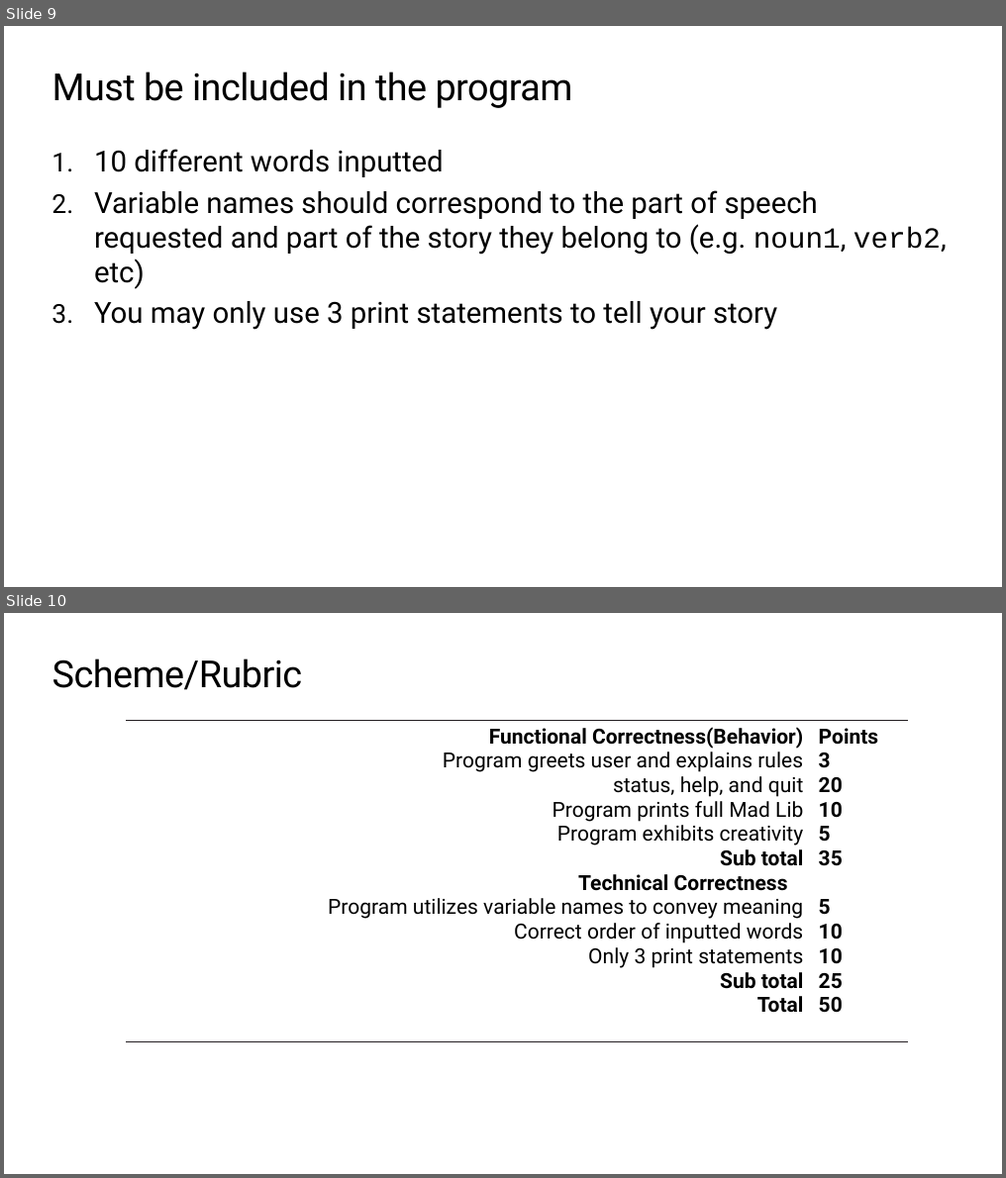
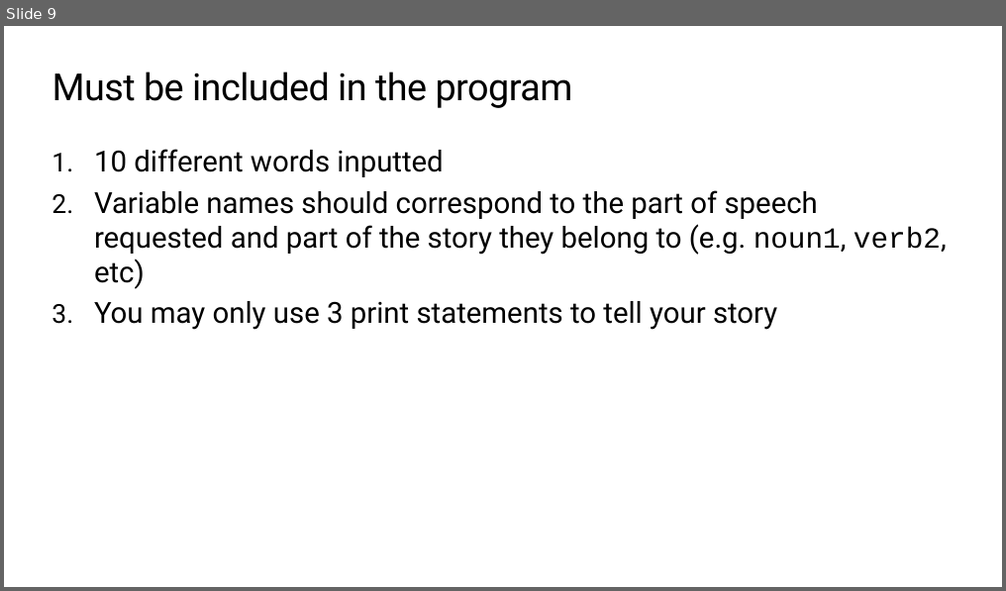
Before and after one commit to TEALSK12/2nd-semester-introduction-to-computer-science, a slide deck: units/1_unit/slidedecks/Intro Python 1.06 TEALS.pptx. Shown one above the other, each under a label of ours: slides 9 and 10 before the commit, slide 9 after it. The pictures are 1006x1178 and 1006x591 pixels, drawn with LibreOffice and Linux fonts; fonts in the diff are those of the drawing; background and template pictures are left out. Boxes give left, top, right and bottom in pixels: in the first picture for what was removed or moved away, otherwise in the second. Text is boxed around its words. In the diff, an @@ line names an element or a change of style, - is before the commit and + after.

```diff
--- a/units/1_unit/slidedecks/Intro Python 1.06 TEALS.pptx
+++ b/units/1_unit/slidedecks/Intro Python 1.06 TEALS.pptx
@@ slide 10 removed at [4,613,1002,1174], background #FFFFFF @@
@@ title removed at [53,659,303,690] @@
-Scheme/Rubric
@@ table removed at [126,721,908,1042], 1 rows, 2 columns @@
-Functional Correctness(Behavior) / Program greets user and explains rules / status, help, and quit / Program prints full Mad Lib / Program exhibits creativity / Sub total / Technical Correctness / Program utilizes variable names to convey meaning / Correct order of inputted words / Only 3 print statements / Sub total / Total | Points / 3 / 20 / 10 / 5 / 35 / 5 / 10 / 10 / 25 / 50
```
Also in this commit, not shown: 4 slides changed, 1 slide added, 5 other files.
